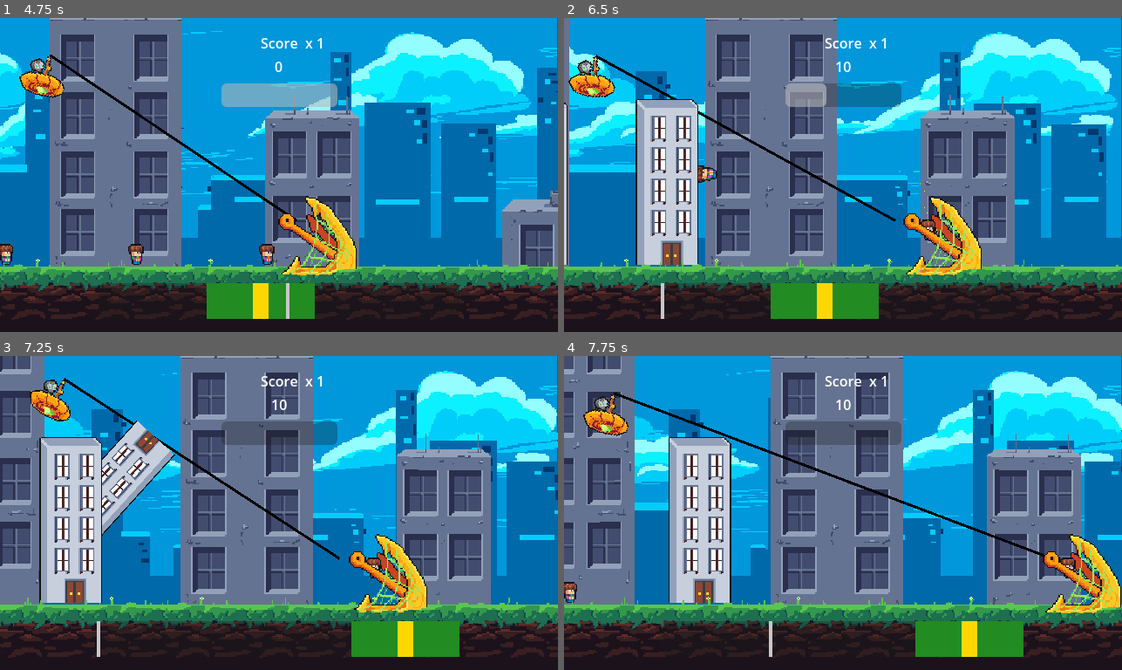
Above: before the commit, frames 1-4 (two rows, left to right).
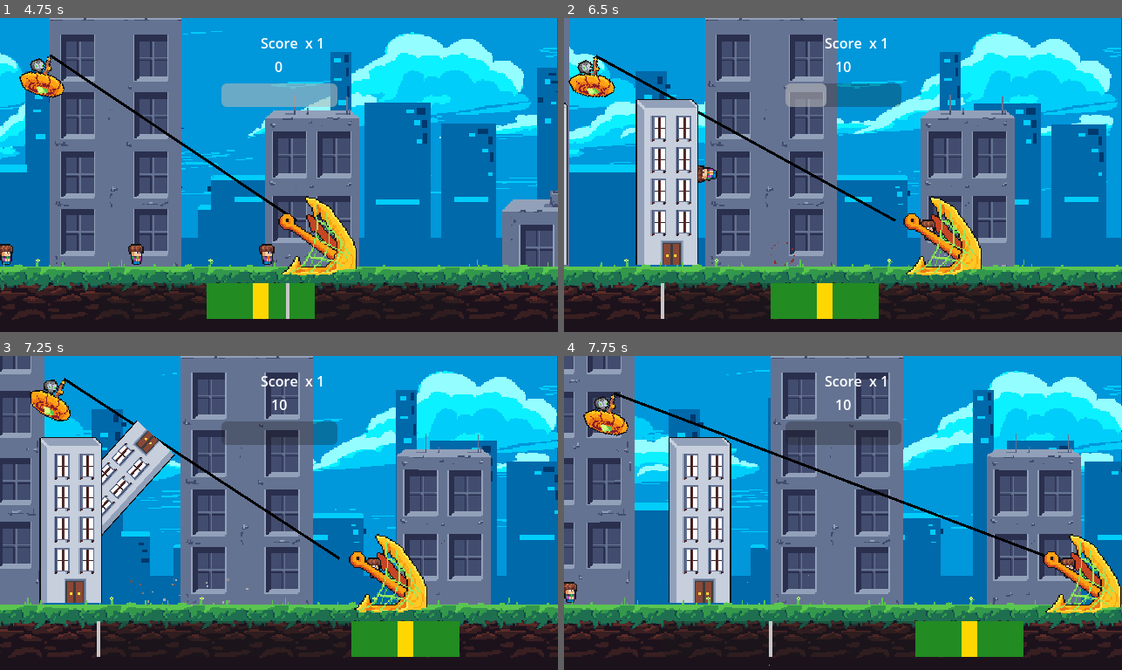
Above: after the commit, the same moments.

Repository: Tenes/mini-jam-153
Game: Godot game, scene res://Scenes/main_menu_scene.tscn
Two runs of this game, one before a commit and one after it. Both use one fixed random seed, a clock stepped at 60 frames per second and the inputs below.
Inputs (mouse positions are in pixels of both pictures, inside the frame that each line leads up to):
- Up to frame 1 (4.75 s): click "Start" at 0.5 s; move the mouse to (401, 159) at 1.27 s; click (401, 159) at 1.35 s; move the mouse to (167, 190) at 2.02 s; click (167, 190) at 2.1 s; move the mouse to (334, 105) at 2.77 s; click (334, 105) at 2.85 s; move the mouse to (251, 237) at 3.52 s; click (251, 237) at 3.6 s; move the mouse to (446, 222) at 4.27 s; click (446, 222) at 4.35 s
- Up to frame 2 (6.5 s): move the mouse to (675, 127) at 5.02 s; click (675, 127) at 5.1 s; move the mouse to (870, 175) at 5.77 s; click (870, 175) at 5.85 s
- Up to frame 3 (7.25 s): move the mouse to (195, 434) at 6.52 s; click (195, 434) at 6.6 s
- Up to frame 4 (7.75 s): move the mouse to (965, 497) at 7.27 s; click (965, 497) at 7.35 s

Frame 1 is identical in both runs. In frame 2, less than 0.1% of the frame differs, in the area x 37-68%, y 46-79%; in frame 3, less than 0.1%, in the area x 23-45%, y 70-80%; in frame 4, less than 0.1%.

Commit message:
Add destruction particles

Diff:
--- a/Models/Building/building.tscn
+++ b/Models/Building/building.tscn
@@ -1,14 +1,19 @@
-[gd_scene load_steps=5 format=3 uid="uid://d3y1fcp46ao6c"]
+[gd_scene load_steps=8 format=3 uid="uid://d3y1fcp46ao6c"]
 
 [ext_resource type="Texture2D" uid="uid://cvwjtuuxfejff" path="res://Assets/Building_01.png" id="1_617hb"]
 [ext_resource type="PackedScene" uid="uid://dw75lst4ci8fh" path="res://Models/Interactable/interactable.tscn" id="1_r7swu"]
 [ext_resource type="Script" path="res://Models/Building/building.gd" id="2_sftir"]
+[ext_resource type="PackedScene" uid="uid://bsxu8ugs0g6ob" path="res://Models/Particles/capture_particles.tscn" id="3_avylh"]
+[ext_resource type="PackedScene" uid="uid://bga0jmmjnm1f3" path="res://Models/Particles/capture_particles_explosion01.tscn" id="4_30b0v"]
+[ext_resource type="PackedScene" uid="uid://d334mdfiimijb" path="res://Models/Particles/brutal_particle_2d.tscn" id="5_gynqc"]
 
 [sub_resource type="RectangleShape2D" id="RectangleShape2D_46yyn"]
 size = Vector2(47, 127)
 
 [node name="Interactable" instance=ExtResource("1_r7swu")]
 script = ExtResource("2_sftir")
+capture_particles = Array[PackedScene]([ExtResource("3_avylh"), ExtResource("4_30b0v")])
+destruction_particles = Array[PackedScene]([ExtResource("5_gynqc")])
 
 [node name="Hitbox" parent="." index="0"]
 position = Vector2(0, -64)
--- a/Models/Harpoon/harpoon.tscn
+++ b/Models/Harpoon/harpoon.tscn
@@ -58,7 +58,7 @@
 [node name="SpriteFront" type="AnimatedSprite2D" parent="."]
 z_index = 2
 sprite_frames = SubResource("SpriteFrames_3brs0")
-frame_progress = 0.825829
+frame_progress = 0.826015
 speed_scale = 0.5
 
 [node name="SpriteBack" type="Sprite2D" parent="SpriteFront"]
--- a/Models/Human/human.tscn
+++ b/Models/Human/human.tscn
@@ -1,15 +1,17 @@
-[gd_scene load_steps=6 format=3 uid="uid://dvm20asnfrmyn"]
+[gd_scene load_steps=7 format=3 uid="uid://dvm20asnfrmyn"]
 
 [ext_resource type="PackedScene" uid="uid://dw75lst4ci8fh" path="res://Models/Interactable/interactable.tscn" id="1_mcpo3"]
 [ext_resource type="Texture2D" uid="uid://iiwvprt2ogu" path="res://Assets/Peon_01.png" id="1_n6ap3"]
 [ext_resource type="Script" path="res://Models/Human/human.gd" id="2_fiebf"]
 [ext_resource type="PackedScene" uid="uid://bsxu8ugs0g6ob" path="res://Models/Particles/capture_particles.tscn" id="3_ek4gg"]
 [ext_resource type="PackedScene" uid="uid://bga0jmmjnm1f3" path="res://Models/Particles/capture_particles_explosion01.tscn" id="4_xy7hu"]
+[ext_resource type="PackedScene" uid="uid://cf6iwnp41gx5k" path="res://Models/Particles/blood_particle_2d.tscn" id="5_yg8mf"]
 
 [node name="Interactable" instance=ExtResource("1_mcpo3")]
 script = ExtResource("2_fiebf")
 startSuccess = 20
-capture_particle = Array[PackedScene]([ExtResource("3_ek4gg"), ExtResource("4_xy7hu")])
+capture_particles = Array[PackedScene]([ExtResource("3_ek4gg"), ExtResource("4_xy7hu")])
+destruction_particles = Array[PackedScene]([ExtResource("5_yg8mf")])
 
 [node name="Hitbox" parent="." index="0"]
 position = Vector2(0, -8)
--- a/Models/Interactable/interactable.gd
+++ b/Models/Interactable/interactable.gd
@@ -6,7 +6,8 @@
 @export var lengthSuccess: int = 10;
 @onready var sprite: Sprite2D = $Sprite
 @onready var audio_stream_player_2d: AudioStreamPlayer2D = $AudioStreamPlayer2D
-@export var capture_particle : Array[PackedScene]
+@export var capture_particles : Array[PackedScene]
+@export var destruction_particles : Array[PackedScene]
 
 const direction : Array[int] = [-1, 1];
 const scales : Array[float] = [0.25, 0.5, 2, 3];
@@ -27,7 +28,6 @@
 func bindTo(from: Node2D) -> void:
 	moovement = 0;
 	deactivateAllAreas();
-	instantiate_capture_particle();
 	if parent != null:
 		self.reparent(from);
 	parent = from;
@@ -46,6 +46,7 @@
 	hitbox.free();
 
 func failedCaptureAnimation() -> void:
+	instantiate_particles(destruction_particles,Vector2.UP * 10,get_tree().root)
 	var failedDuration = Global.RNG.randf_range(0.1, 1);
 	var scaleValue = scales.pick_random();
 	tween = get_tree().create_tween().set_trans(Tween.TRANS_LINEAR);
@@ -73,17 +74,19 @@
 		audio_stream_player_2d.pitch_scale = Global.RNG.randf_range(0.8, 1.3);
 	audio_stream_player_2d.play();
 
-func instantiate_capture_particle() -> void:
-	if capture_particle == null:
+func instantiate_particles(particle_list,offset = Vector2.ZERO, parent = self) -> void:
+	if particle_list == null:
 		return
-	for particle in capture_particle:
+	for particle in particle_list:
 		var instance = particle.instantiate() as GPUParticles2D
 		instance.emitting = true
 		instance.finished.connect(func():instance.queue_free())
-		add_child(instance)
+
+		parent.add_child(instance)
+		instance.global_position = global_position + offset
 
 func is_captured(success_state : Global.BarStatus) -> void:
 	if success_state == Global.BarStatus.SUCCESS or success_state == Global.BarStatus.GREAT_SUCCESS:
-		instantiate_capture_particle()
+		instantiate_particles(capture_particles)
 	if Events.bar_clicked.is_connected(self.is_captured):
 		Events.bar_clicked.disconnect(self.is_captured)
--- a/Models/Interactable/interactable.tscn
+++ b/Models/Interactable/interactable.tscn
@@ -1,16 +1,13 @@
-[gd_scene load_steps=6 format=3 uid="uid://dw75lst4ci8fh"]
+[gd_scene load_steps=4 format=3 uid="uid://dw75lst4ci8fh"]
 
 [ext_resource type="Script" path="res://Models/Interactable/interactable.gd" id="1_ju4d7"]
-[ext_resource type="PackedScene" uid="uid://bsxu8ugs0g6ob" path="res://Models/Particles/capture_particles.tscn" id="2_2hl68"]
 [ext_resource type="AudioStream" uid="uid://dkvnlxcbpwtxm" path="res://Assets/Sounds/human_death.mp3" id="2_okfs3"]
-[ext_resource type="PackedScene" uid="uid://bga0jmmjnm1f3" path="res://Models/Particles/capture_particles_explosion01.tscn" id="3_ulmhm"]
 
 [sub_resource type="RectangleShape2D" id="RectangleShape2D_spf4m"]
 size = Vector2(8, 13.5)
 
 [node name="Interactable2" type="Node2D"]
 script = ExtResource("1_ju4d7")
-capture_particle = Array[PackedScene]([ExtResource("2_2hl68"), ExtResource("3_ulmhm")])
 
 [node name="Hitbox" type="Area2D" parent="."]
 position = Vector2(0, -6)
--- /dev/null
+++ b/Models/Particles/blood_particle_2d.tscn
@@ -0,0 +1,26 @@
+[gd_scene load_steps=4 format=3 uid="uid://cf6iwnp41gx5k"]
+
+[sub_resource type="Curve" id="Curve_ljids"]
+_data = [Vector2(0, 1), 0.0, 0.0, 0, 0, Vector2(0.579268, 1), 0.0, 0.0, 0, 0, Vector2(1, 0), 0.0, 0.0, 0, 0]
+point_count = 3
+
+[sub_resource type="CurveTexture" id="CurveTexture_c1sxe"]
+curve = SubResource("Curve_ljids")
+
+[sub_resource type="ParticleProcessMaterial" id="ParticleProcessMaterial_vc4rt"]
+particle_flag_disable_z = true
+direction = Vector3(0, 0, 0)
+spread = 180.0
+initial_velocity_min = 70.0
+initial_velocity_max = 80.0
+gravity = Vector3(0, 150, 0)
+scale_curve = SubResource("CurveTexture_c1sxe")
+color = Color(0.560784, 0.188235, 0.141176, 1)
+
+[node name="BloodParticle2D" type="GPUParticles2D"]
+emitting = false
+amount = 18
+process_material = SubResource("ParticleProcessMaterial_vc4rt")
+lifetime = 0.75
+one_shot = true
+explosiveness = 1.0
--- /dev/null
+++ b/Models/Particles/brutal_particle_2d.tscn
@@ -0,0 +1,34 @@
+[gd_scene load_steps=7 format=3 uid="uid://d334mdfiimijb"]
+
+[ext_resource type="PackedScene" uid="uid://cf6iwnp41gx5k" path="res://Models/Particles/blood_particle_2d.tscn" id="1_btbk2"]
+
+[sub_resource type="Gradient" id="Gradient_1jtrt"]
+colors = PackedColorArray(0.481941, 0.465874, 0.466404, 1, 1, 1, 1, 1)
+
+[sub_resource type="GradientTexture1D" id="GradientTexture1D_uw406"]
+gradient = SubResource("Gradient_1jtrt")
+
+[sub_resource type="Curve" id="Curve_otmne"]
+_data = [Vector2(0, 1), 0.0, 0.0, 0, 0, Vector2(0.579268, 1), 0.0, 0.0, 0, 0, Vector2(1, 0), 0.0, 0.0, 0, 0]
+point_count = 3
+
+[sub_resource type="CurveTexture" id="CurveTexture_t6uae"]
+curve = SubResource("Curve_otmne")
+
+[sub_resource type="ParticleProcessMaterial" id="ParticleProcessMaterial_44rm8"]
+particle_flag_disable_z = true
+emission_shape = 3
+emission_box_extents = Vector3(40, 1, 1)
+direction = Vector3(0, 0, 0)
+spread = 180.0
+initial_velocity_min = 70.0
+initial_velocity_max = 80.0
+gravity = Vector3(0, 150, 0)
+scale_max = 2.0
+scale_curve = SubResource("CurveTexture_t6uae")
+color = Color(0.717647, 0.717647, 0.717647, 1)
+color_initial_ramp = SubResource("GradientTexture1D_uw406")
+
+[node name="BetonParticle2D" instance=ExtResource("1_btbk2")]
+amount = 22
+process_material = SubResource("ParticleProcessMaterial_44rm8")
